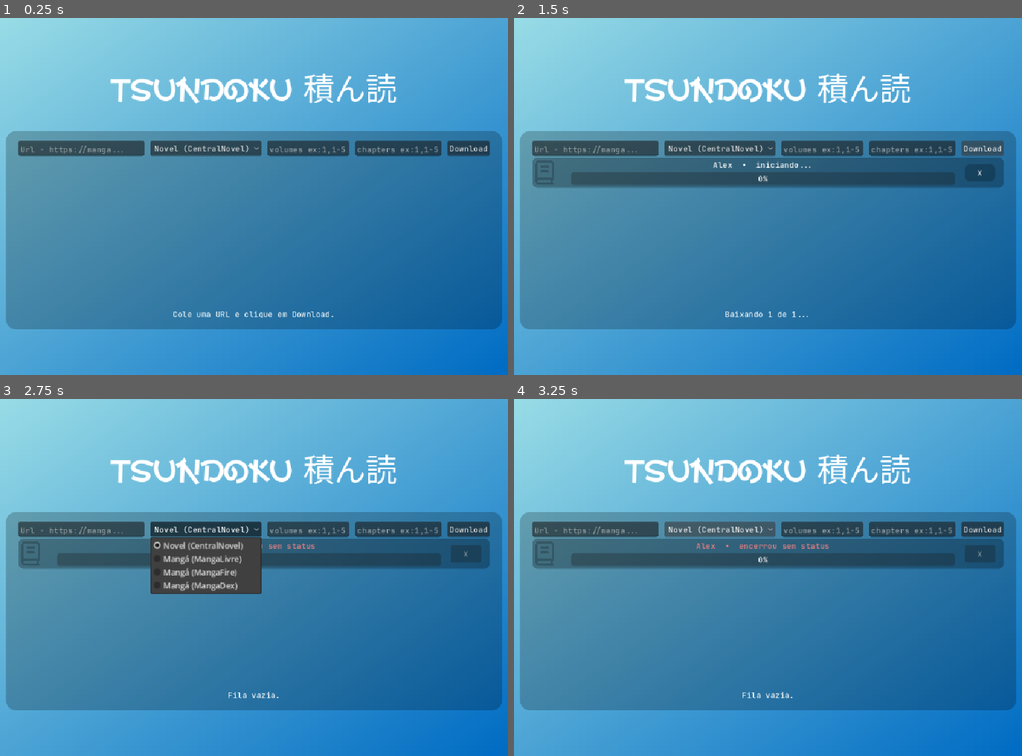
Above: before the commit, frames 1-4 (two rows, left to right).
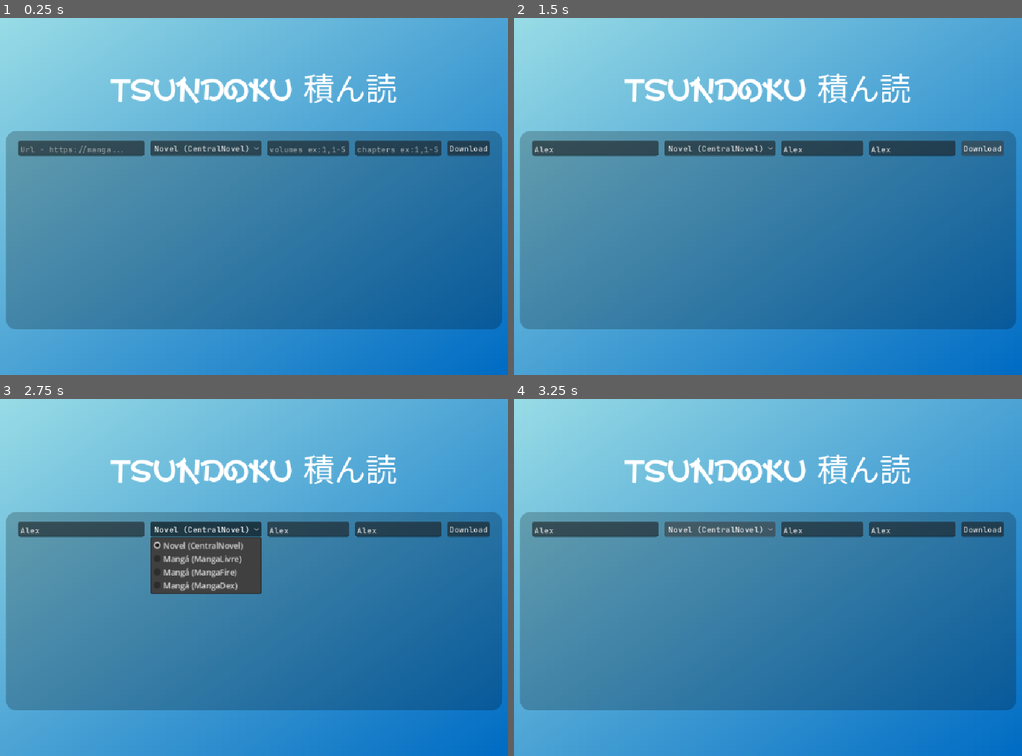
Above: after the commit, the same moments.

Repository: ian-Reis/Tsundoku
Game: Godot game, scene res://content/execute/execute.tscn
Two runs of this game, one before a commit and one after it. Both use one fixed random seed, a clock stepped at 60 frames per second and the inputs below.
Inputs (mouse positions are in pixels of both pictures, inside the frame that each line leads up to):
- Up to frame 1 (0.25 s): no input
- Up to frame 2 (1.5 s): click (595, 150) at 0.52 s; type "Alex" at 0.6 s; click (823, 150) at 0.75 s; type "Alex" at 0.83 s; click (910, 150) at 0.98 s; type "Alex" at 1.07 s; click "Download" at 1.25 s
- Up to frame 3 (2.75 s): click "Novel (CentralNovel)" at 2 s
- Up to frame 4 (3.25 s): click "Novel (CentralNovel)" at 2.75 s

The runs differ from the first frame. In frame 1, 0.2% of the frame differs, in the area x 34-66%, y 82-84%; in frame 2, 8.0%, in the area x 3-97%, y 35-84%; in frame 3, 6.2%; in frame 4, 8.0%.
Error after the commit: Parse Error: Identifier "I18n" not declared in the current scope. (res://content/execute/execute.gd:68)

Commit message:
Update execute.gd

Diff:
--- a/content/execute/execute.gd
+++ b/content/execute/execute.gd
@@ -1,28 +1,36 @@
 extends Control
 
-## Tela de download com FILA. O usuário cola uma URL, escolhe o tipo e clica
-## Download; um card (Task) é criado no QueueVBoxContainer. Os jobs rodam um de
-## cada vez (evita saturar conexão/CPU e o site). Cada job tem seu próprio
-## status_<id>.json — assim jobs futuros/paralelos nunca sobrescrevem o mesmo
-## arquivo. O Python roda como subprocesso (create_process, não bloqueia a UI)
-## e reporta progresso via status file, lido aqui por polling num Timer.
+## Tela de download com FILA. O usuário cola uma URL, escolhe o tipo/idioma e
+## clica Baixar; um card (Task) é criado no QueueVBoxContainer. Os jobs rodam um
+## de cada vez. Cada job tem seu próprio status_<id>.json — assim jobs futuros/
+## paralelos nunca sobrescrevem o mesmo arquivo. O Python roda como subprocesso
+## (create_process, não bloqueia a UI) e reporta progresso via status file, lido
+## aqui por polling num Timer.
+##
+## Textos vêm do autoload I18n (PT-BR/EN). Há dois seletores de idioma: o da
+## interface (%UiLangOption) e o do conteúdo baixado (%ContentLangOption).
 
 @onready var url_text_edit: TextEdit = %UrlTextEdit
 @onready var volumes_text_edit: TextEdit = %VolumesTextEdit
 @onready var chapters_text_edit: TextEdit = %ChaptersTextEdit
 @onready var option_button: OptionButton = %OptionButton
+@onready var content_lang_option: OptionButton = %ContentLangOption
+@onready var ui_lang_option: OptionButton = %UiLangOption
 @onready var download_button: Button = %DownloadButton
 @onready var status_label: Label = %StatusLabel
 @onready var queue_vbox_container: VBoxContainer = %QueueVBoxContainer
 
 const TASK: PackedScene = preload("res://content/execute/task.tscn")
 
-# Índices do OptionButton. Novel e Mangá usam scrapers próprios; "Mangá (AIO)"
-# usa o AIO-Webtoon-Downloader (via wrapper), que cobre sites diferentes.
-const TYPE_NOVEL := 0
-const TYPE_MANGA := 1
-const TYPE_AIO := 2
-const TYPE_MANGADEX := 3
+# Índices do OptionButton (tipo + site alvo). MangaFire é servido pelo
+# AIO-Webtoon-Downloader (via wrapper); os demais têm scraper próprio.
+const TYPE_NOVEL := 0        # CentralNovel
+const TYPE_MANGA := 1        # MangaLivre
+const TYPE_MANGAFIRE := 2    # MangaFire (via AIO)
+const TYPE_MANGADEX := 3     # MangaDex
+
+# Códigos de idioma de conteúdo, na ordem dos itens do %ContentLangOption.
+const CONTENT_LANGS := ["pt-br", "en"]
 
 # Usado quando o campo de capítulos fica vazio: baixa a série inteira.
 const DEFAULT_CHAPTERS := "all"
@@ -56,30 +64,71 @@
 
 func _ready() -> void:
 	download_button.pressed.connect(_on_download_pressed)
+	ui_lang_option.item_selected.connect(_on_ui_lang_selected)
+	I18n.language_changed.connect(_on_language_changed)
 
 	_poll_timer = Timer.new()
 	_poll_timer.wait_time = 0.3
 	_poll_timer.timeout.connect(_poll_status)
 	add_child(_poll_timer)
 
-	_set_status("Cole uma URL e clique em Download.")
-
-
+	ui_lang_option.selected = I18n.locale_index()
+	_apply_language()
+
+
+# ---------------------------------------------------------------------------
+# Idioma
+# ---------------------------------------------------------------------------
+func _on_ui_lang_selected(index: int) -> void:
+	if index >= 0 and index < I18n.LOCALES.size():
+		I18n.set_locale(I18n.LOCALES[index])
+
+
+func _on_language_changed(_locale: String) -> void:
+	_apply_language()
+
+
+## (Re)aplica os textos estáticos no idioma atual. Cards já na fila mantêm o
+## texto que tinham; só as próximas atualizações saem traduzidas.
+func _apply_language() -> void:
+	download_button.text = I18n.t("app_download")
+	url_text_edit.placeholder_text = I18n.t("ph_url")
+	volumes_text_edit.placeholder_text = I18n.t("ph_volumes")
+	chapters_text_edit.placeholder_text = I18n.t("ph_chapters")
+
+	# Rótulo = palavra traduzida do tipo + nome do site (fixo).
+	option_button.set_item_text(TYPE_NOVEL, "%s (CentralNovel)" % I18n.t("type_novel"))
+	option_button.set_item_text(TYPE_MANGA, "%s (MangaLivre)" % I18n.t("type_manga"))
+	option_button.set_item_text(TYPE_MANGAFIRE, "%s (MangaFire)" % I18n.t("type_manga"))
+	option_button.set_item_text(TYPE_MANGADEX, "%s (MangaDex)" % I18n.t("type_manga"))
+
+	if _current.is_empty() and _queue.is_empty():
+		_set_status(I18n.t("status_intro"))
+
+
+func _content_lang() -> String:
+	var idx := content_lang_option.selected
+	return CONTENT_LANGS[idx] if idx >= 0 and idx < CONTENT_LANGS.size() else "pt-br"
+
+
+# ---------------------------------------------------------------------------
+# Fila
+# ---------------------------------------------------------------------------
 func _on_download_pressed() -> void:
 	var url := url_text_edit.text.strip_edges()
 	if url == "":
-		_set_status("Cole uma URL primeiro.")
+		_set_status(I18n.t("status_need_url"))
 		return
 
 	var type := option_button.selected
 	if type == TYPE_MANGA and not FileAccess.file_exists(script_manga):
-		_set_status("Download de mangá ainda não implementado.")
-		return
-	if type == TYPE_AIO and not FileAccess.file_exists(script_aio):
-		_set_status("Wrapper do AIO não encontrado (aio_dl_wrapper.py).")
+		_set_status(I18n.t("status_manga_unavailable"))
+		return
+	if type == TYPE_MANGAFIRE and not FileAccess.file_exists(script_aio):
+		_set_status(I18n.t("status_aio_missing"))
 		return
 	if type == TYPE_MANGADEX and not FileAccess.file_exists(script_mangadex):
-		_set_status("Script do MangaDex não encontrado (mangadex_dl.py).")
+		_set_status(I18n.t("status_mangadex_missing"))
 		return
 
 	# Campos opcionais. Capítulos vazio = série inteira; volumes vazio = omitido.
@@ -88,20 +137,20 @@
 		chapters = DEFAULT_CHAPTERS
 	var volumes := volumes_text_edit.text.strip_edges()
 
-	_enqueue(url, type, chapters, volumes)
+	_enqueue(url, type, chapters, volumes, _content_lang())
 	url_text_edit.text = ""
 	volumes_text_edit.text = ""
 	chapters_text_edit.text = ""
 
 
-func _enqueue(url: String, type: int, chapters: String, volumes: String) -> void:
+func _enqueue(url: String, type: int, chapters: String, volumes: String, lang: String) -> void:
 	var id := _next_id
 	_next_id += 1
 
 	var task = TASK.instantiate()  # sem tipo: chamadas dinâmicas (setup/set_state)
 	queue_vbox_container.add_child(task)
 	task.setup(_short_url(url))
-	task.set_state("na fila", COLOR_QUEUED)
+	task.set_state(I18n.t("st_queued"), COLOR_QUEUED)
 	task.cancel_requested.connect(_on_cancel_requested)
 
 	var job := {
@@ -110,12 +159,13 @@
 		"type": type,
 		"chapters": chapters,
 		"volumes": volumes,
+		"lang": lang,
 		"task": task,
 		"status_file": temp_dir.path_join("status_%d.json" % id),
 		"pid": -1,
 	}
 	_queue.append(job)
-	_set_status("%d na fila." % (_queue.size() + (1 if not _current.is_empty() else 0)))
+	_set_status(I18n.t("status_in_queue", [_queue.size() + (1 if not _current.is_empty() else 0)]))
 	_try_start_next()
 
 
@@ -124,7 +174,7 @@
 	if not _current.is_empty():
 		return
 	if _queue.is_empty():
-		_set_status("Fila vazia.")
+		_set_status(I18n.t("status_queue_empty"))
 		return
 	_current = _queue.pop_front()
 	_start_job(_current)
@@ -137,16 +187,15 @@
 	if FileAccess.file_exists(job["status_file"]):
 		DirAccess.remove_absolute(job["status_file"])
 
-	# Higiene de encoding no Windows (a saga do cp1252): sem isso, erros do
-	# Python podem chegar mascarados.
+	# Higiene de encoding no Windows (a saga do cp1252).
 	OS.set_environment("PYTHONUTF8", "1")
 
 	var script: String
 	match job["type"]:
-		TYPE_NOVEL:    script = script_novel
-		TYPE_AIO:      script = script_aio
-		TYPE_MANGADEX: script = script_mangadex
-		_:             script = script_manga
+		TYPE_NOVEL:     script = script_novel
+		TYPE_MANGAFIRE: script = script_aio
+		TYPE_MANGADEX:  script = script_mangadex
+		_:              script = script_manga
 
 	var args := [
 		script,
@@ -155,27 +204,34 @@
 		"--output", output_dir,
 		"--status-file", job["status_file"],
 	]
-	# --volumes é opcional e SÓ existe no script de novel (mangá/AIO não têm).
+	# --volumes é opcional e SÓ existe no script de novel (mangá/AIO/MangaDex não).
 	if job["type"] == TYPE_NOVEL and job["volumes"] != "":
 		args.append("--volumes")
 		args.append(job["volumes"])
-	# O wrapper do AIO precisa saber qual Python roda o aio-dl.py (venv própria).
-	if job["type"] == TYPE_AIO:
+	# Idioma de conteúdo: MangaDex usa --lang; o wrapper do AIO usa --language.
+	# Novel (só pt) e mangalivre (site pt-br) não têm esse argumento.
+	if job["type"] == TYPE_MANGADEX:
+		args.append("--lang")
+		args.append(job["lang"])
+	elif job["type"] == TYPE_MANGAFIRE:
+		args.append("--language")
+		args.append(job["lang"])
+		# O wrapper do AIO precisa saber qual Python roda o aio-dl.py (venv própria).
 		args.append("--aio-python")
 		args.append(aio_python)
 
 	# create_process NÃO bloqueia — retorna o PID e o Python roda em paralelo.
 	job["pid"] = OS.create_process(python_exe, args)
 	if job["pid"] == -1:
-		job["task"].set_state("falha ao iniciar", COLOR_ERROR)
+		job["task"].set_state(I18n.t("st_no_start"), COLOR_ERROR)
 		push_error("create_process falhou: %s" % python_exe)
 		_current = {}
 		_try_start_next()
 		return
 
-	job["task"].set_state("iniciando...", COLOR_ACTIVE)
+	job["task"].set_state(I18n.t("st_starting"), COLOR_ACTIVE)
 	job["task"].set_progress(0)
-	_set_status("Baixando 1 de %d..." % (_queue.size() + 1))
+	_set_status(I18n.t("status_downloading_n", [_queue.size() + 1]))
 	_poll_timer.start()
 
 
@@ -213,38 +269,37 @@
 
 	match status:
 		"starting":
-			task.set_state("preparando...", COLOR_ACTIVE)
+			task.set_state(I18n.t("st_preparing"), COLOR_ACTIVE)
 
 		"preparing":
 			if data.has("title"):
 				task.set_title(data["title"])
-			var total := int(data.get("total_chapters", 0))
-			task.set_state("%d capítulos" % total, COLOR_ACTIVE)
+			task.set_state(I18n.t("st_chapters", [int(data.get("total_chapters", 0))]), COLOR_ACTIVE)
 
 		"downloading":
 			task.set_progress(data.get("progress", 0))
-			task.set_state("cap %d/%d" % [
+			task.set_state(I18n.t("st_chapter_of", [
 				int(data.get("current_chapter", 0)),
 				int(data.get("total_chapters", 0)),
-			], COLOR_ACTIVE)
+			]), COLOR_ACTIVE)
 
 		"cooldown":
 			# Estado precioso: mostra que está esperando, não travado.
-			task.set_state("cooldown %ds..." % int(data.get("wait_seconds", 0)), COLOR_QUEUED)
+			task.set_state(I18n.t("st_cooldown", [int(data.get("wait_seconds", 0))]), COLOR_QUEUED)
 
 		"done":
 			task.set_progress(100)
-			task.set_state("concluído (%d cap)" % int(data.get("done", 0)), COLOR_DONE)
+			task.set_state(I18n.t("st_done", [int(data.get("done", 0))]), COLOR_DONE)
 			task.disable_cancel()
 			_finish_current()
 
 		"error":
-			task.set_state("erro: %s" % data.get("message", "desconhecido"), COLOR_ERROR)
+			task.set_state(I18n.t("st_error", [data.get("message", "?")]), COLOR_ERROR)
 			task.disable_cancel()
 			_finish_current()
 
 		"cancelled":
-			task.set_state("cancelado", COLOR_ERROR)
+			task.set_state(I18n.t("st_cancelled"), COLOR_ERROR)
 			task.disable_cancel()
 			_finish_current()
 
@@ -259,7 +314,7 @@
 	# O Python morreu sem escrever nem um status — provável crash na
 	# inicialização (venv errada, import faltando, etc.).
 	if not _current.is_empty():
-		_current["task"].set_state("encerrou sem status", COLOR_ERROR)
+		_current["task"].set_state(I18n.t("st_no_status"), COLOR_ERROR)
 		_current["task"].disable_cancel()
 	push_error("Processo Python encerrou sem escrever status. Rode no terminal pra ver o erro.")
 	_finish_current()
@@ -272,7 +327,7 @@
 	if not _current.is_empty() and _current["task"] == task:
 		if _current["pid"] != -1 and OS.is_process_running(_current["pid"]):
 			OS.kill(_current["pid"])
-		task.set_state("cancelado", COLOR_ERROR)
+		task.set_state(I18n.t("st_cancelled"), COLOR_ERROR)
 		task.disable_cancel()
 		_finish_current()
 		return
@@ -282,7 +337,7 @@
 		if _queue[i]["task"] == task:
 			_queue.remove_at(i)
 			task.queue_free()
-			_set_status("Removido da fila.")
+			_set_status(I18n.t("status_removed"))
 			return
 
 
